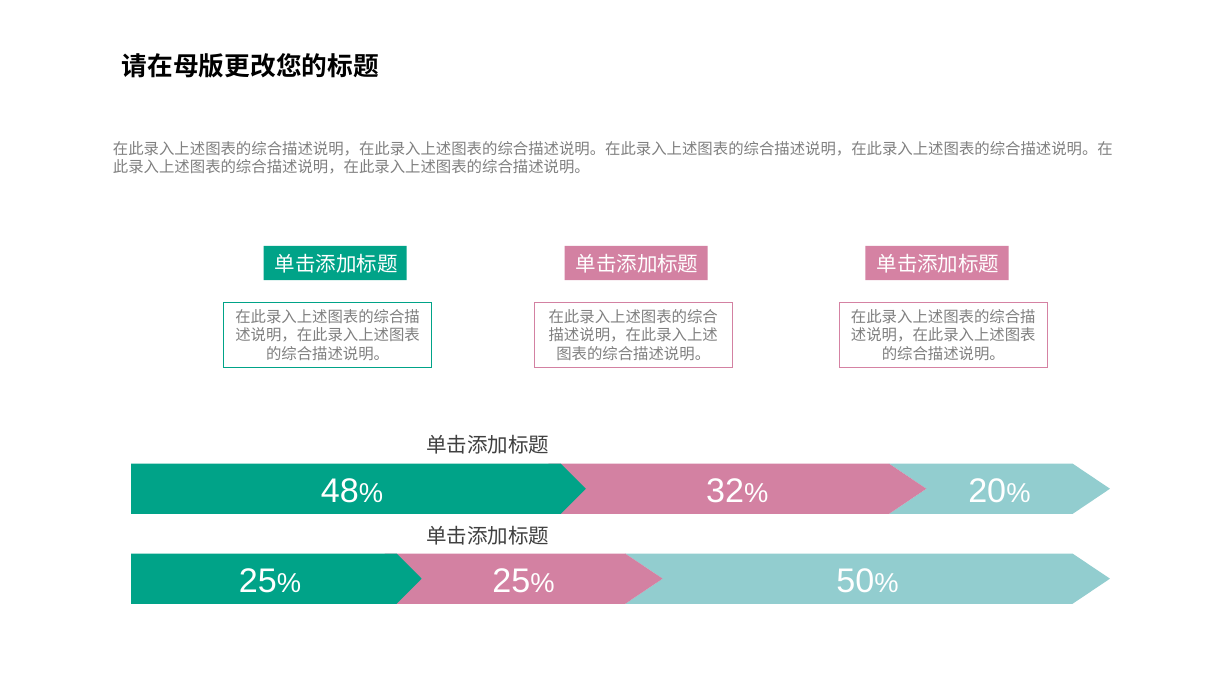
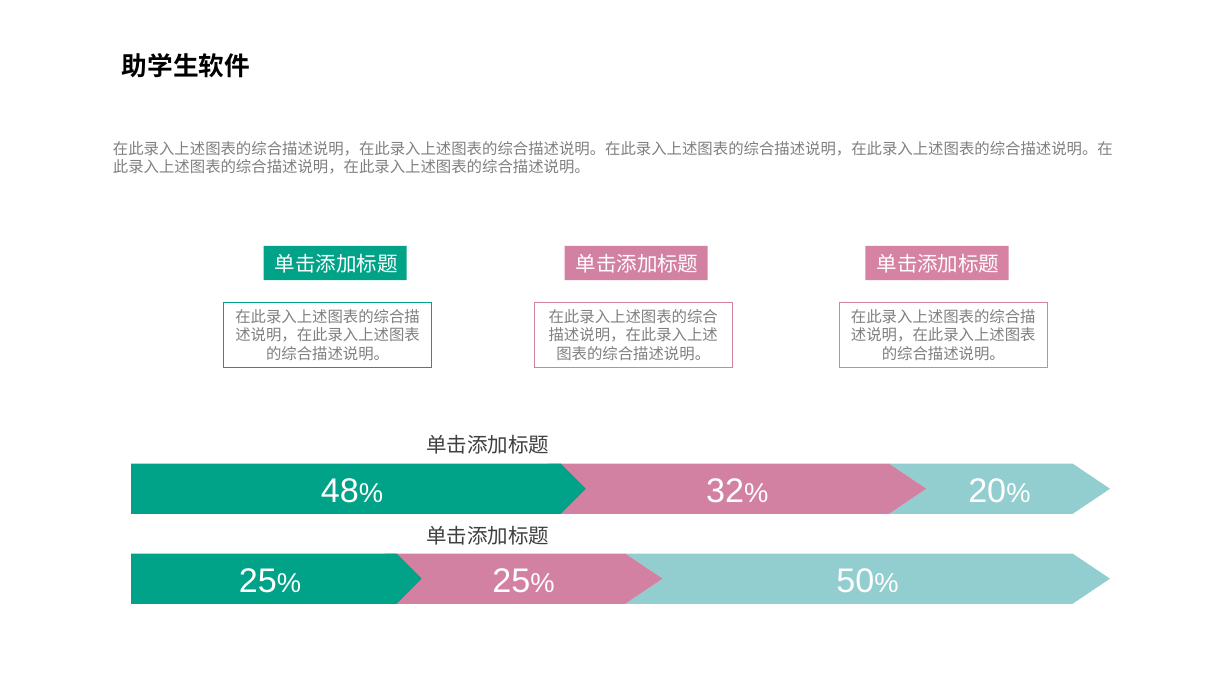
Before and after one commit to SoftwareDevelopmentPractice/DevolopingDocuments, a slide deck: slide 22 of 项目文档/需求分析.pptx (slide 20 before the commit). Drawn at 1232x693 pixels with LibreOffice and Linux fonts; fonts in the diff are those of the drawing; background and template pictures are left out. Boxes give left, top, right and bottom in pixels: in the first picture for what was removed or moved away, otherwise in the second. Text is boxed around its words. In the diff, an @@ line names an element or a change of style, - is before the commit and + after.

```diff
--- a/项目文档/需求分析.pptx
+++ b/项目文档/需求分析.pptx
@@ text at [122, 53, 250, 78]: text changed @@
-请在母版更改您的标题
+助学生软件
```
Also in this commit, not shown: 17 other slides changed, 6 slides added, 6 slides removed, 2 other files.
